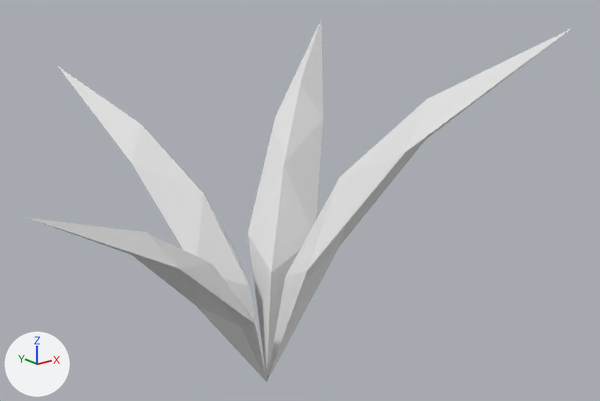
The OBJ model Assets/MapEditor/modular_terrain_collection/Hilly_Prop_Grass_Clump_2.obj, before and after one commit.
Camera for both pictures: a 50 mm camera at (-0.553, -0.759, 0.501) aimed at (0.03, -0.03, 0.21). Every picture has the same lights, and +X, +Y and +Z are marked at lower left. Where no turn or scale is listed for an object, it has been applied to the vertices.
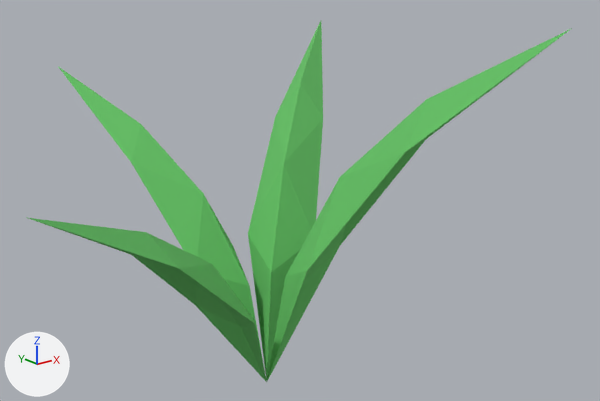
Edits to the scene script, one JSON object a line:
```json
{"op": "set", "path": "mat_grass.base_color", "old": "(0.8, 0.8, 0.8)", "new": "(0.133, 0.545, 0.133)", "note": "white #e7e7e7 -> green #66c366"}
```

Location of each change, (x1, y1, x2, y2) in pixels of the pictures (600 x 401 px):
```json
{"object": "object3", "change": "recoloured", "before": [248, 21, 323, 380], "after": [248, 21, 323, 380], "on screen": "white to green"}
{"object": "object4", "change": "recoloured", "before": [267, 28, 572, 381], "after": [267, 28, 572, 381], "on screen": "white to green"}
{"object": "object2", "change": "recoloured", "before": [59, 67, 266, 376], "after": [59, 67, 266, 376], "on screen": "white to green"}
{"object": "object1", "change": "recoloured", "before": [28, 218, 267, 382], "after": [28, 218, 267, 382], "on screen": "white to green"}
```
